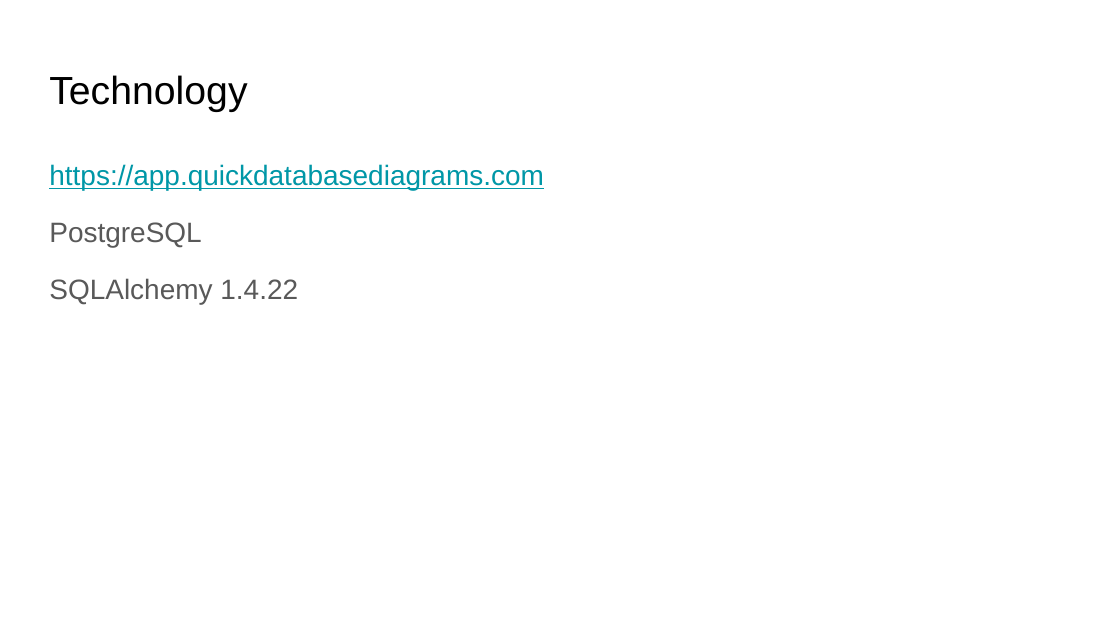
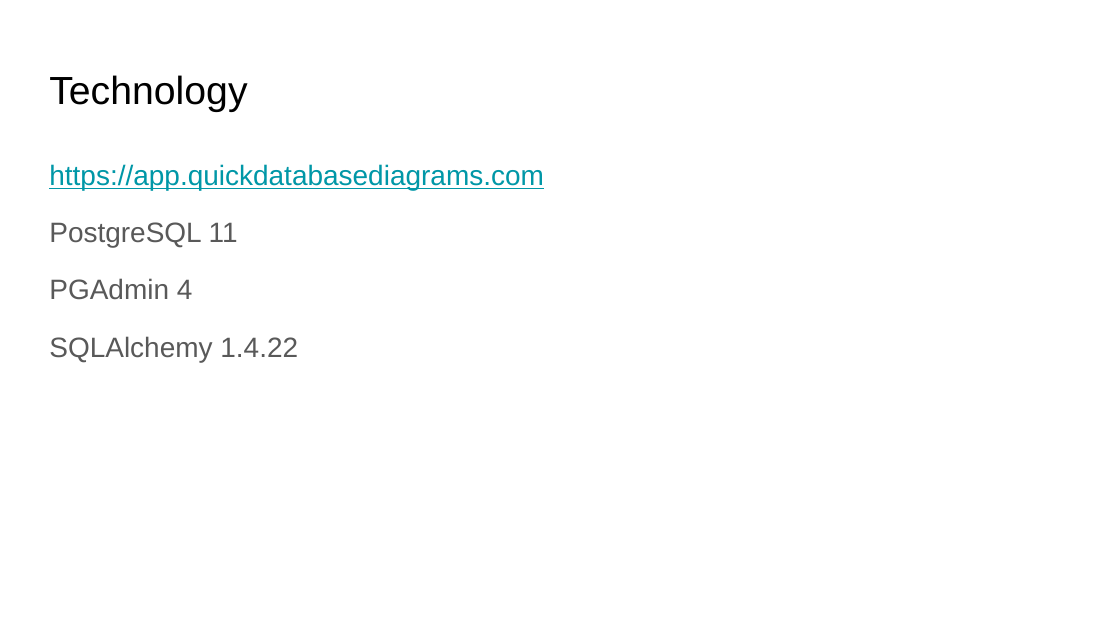
Before and after one commit to Tara-Lightner/Sensory_Needs_Occupational_Therapy, a slide deck: slide 15 of Presentation/Prediction of Autisim in the United States Presentation_Stage1.pptx. Drawn at 1120x630 pixels with LibreOffice and Linux fonts; fonts in the diff are those of the drawing. Boxes give left, top, right and bottom in pixels: in the first picture for what was removed or moved away, otherwise in the second. Text is boxed around its words. In the diff, an @@ line names an element or a change of style, - is before the commit and + after.

```diff
--- a/Presentation/Prediction of Autisim in the United States Presentation_Stage1.pptx
+++ b/Presentation/Prediction of Autisim in the United States Presentation_Stage1.pptx
@@ text at [49,222,238,300]: text changed @@
-PostgreSQL
+PostgreSQL 11
+PGAdmin 4
```
Also in this commit, not shown: 4 other files.
